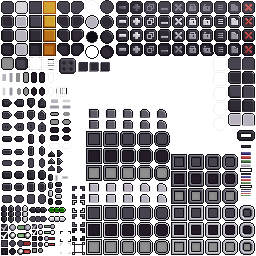
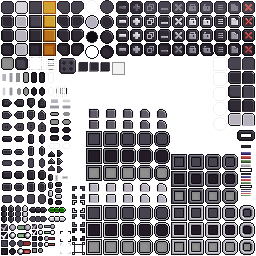
Layer changes from the first 256×256 image to the second:
added layer "Layer 5" above "Group 1" over [112, 62, 125, 75]
